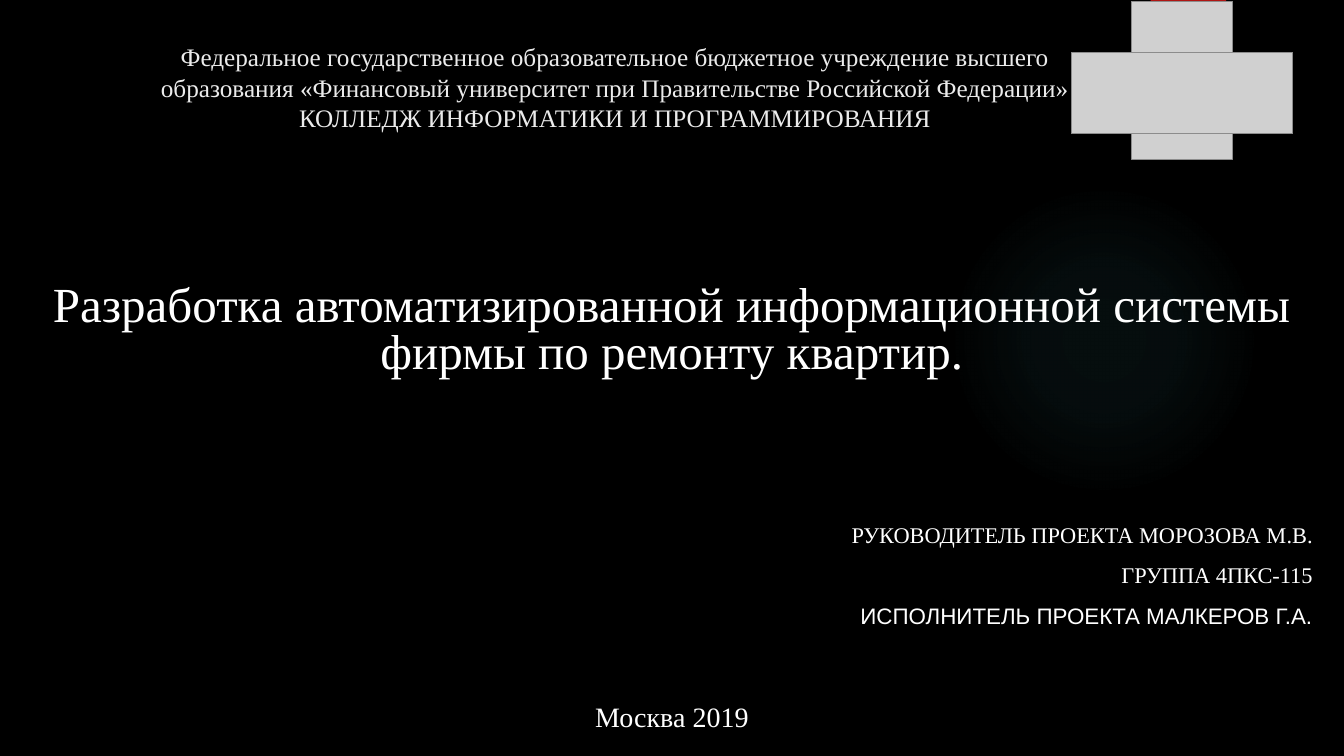
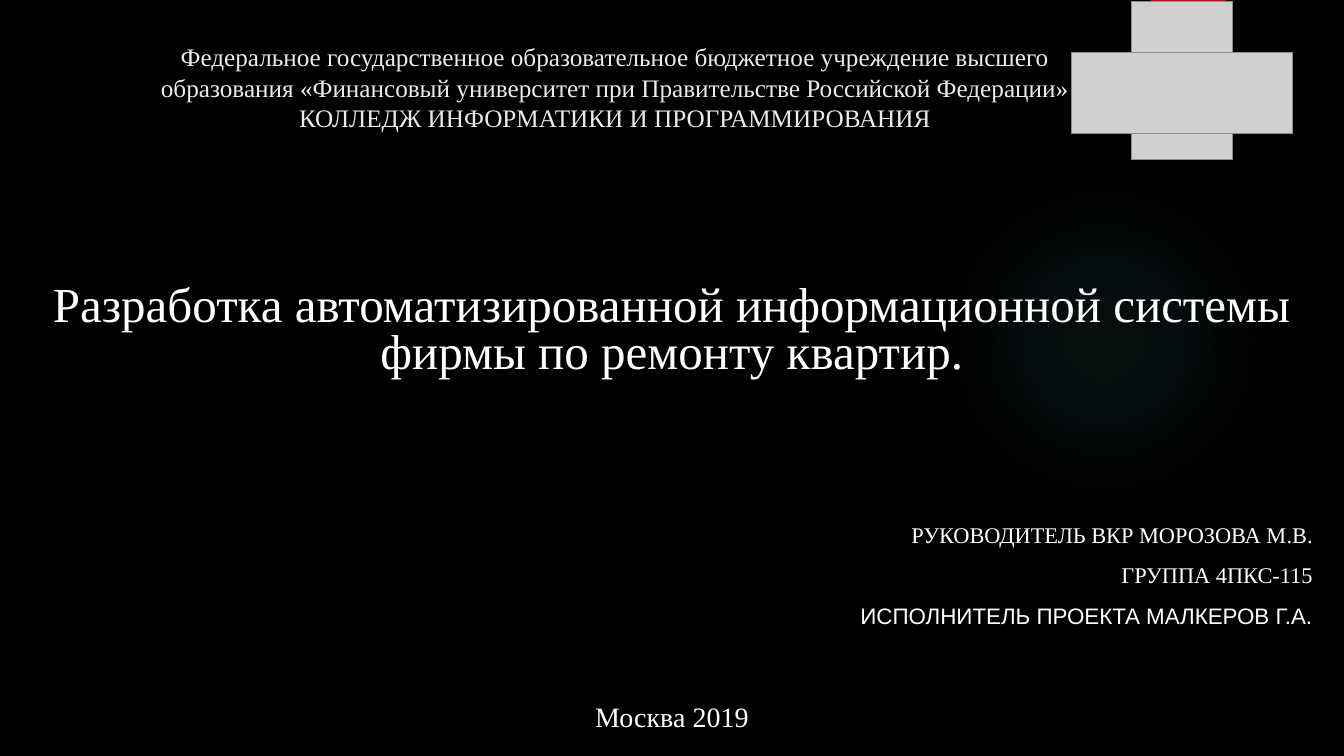
Before and after one commit to GENDOSMAL/Diplom, a slide deck: slide 1 of Documentation/Презентация к защите.pptx. Drawn at 1344x756 pixels with LibreOffice and Linux fonts; fonts in the diff are those of the drawing; grey boxes stand for pictures; background and template pictures are left out. Boxes give left, top, right and bottom in pixels: in the first picture for what was removed or moved away, otherwise in the second. Text is boxed around its words. In the diff, an @@ line names an element or a change of style, - is before the commit and + after.

```diff
--- a/Documentation/Презентация к защите.pptx
+++ b/Documentation/Презентация к защите.pptx
@@ subtitle at [911, 528, 1312, 548]: text changed @@
-РУКОВОДИТЕЛЬ ПРОЕКТА МОРОЗОВА М.В.
+РУКОВОДИТЕЛЬ ВКР МОРОЗОВА М.В.
```
Also in this commit, not shown: 48 other files.
